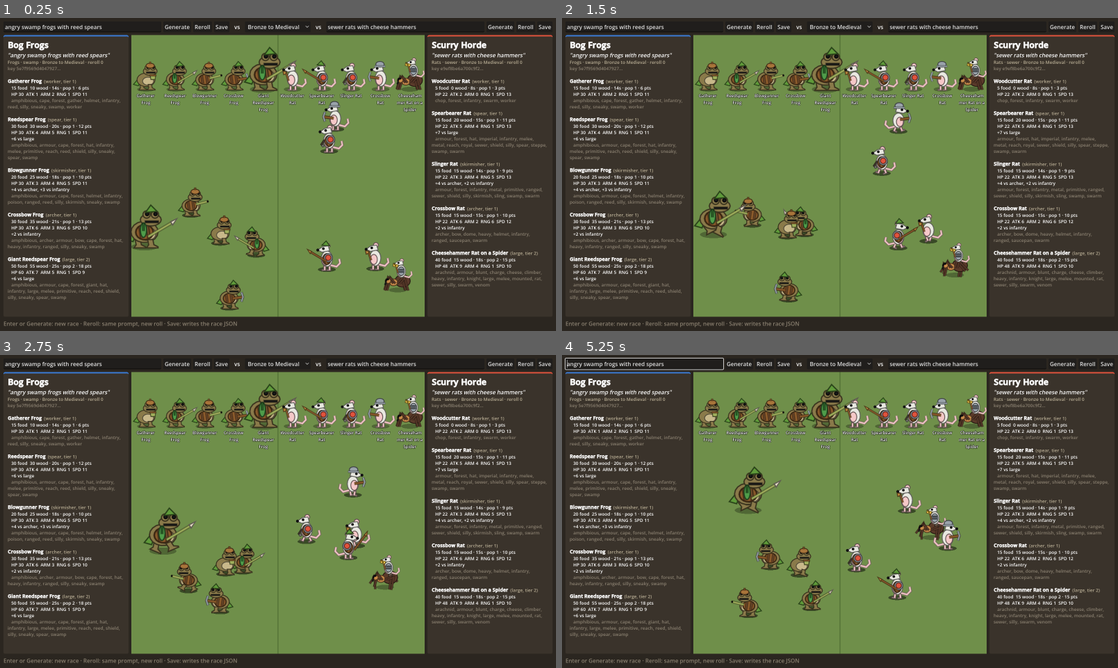
Above: before the commit, frames 1-4 (two rows, left to right).
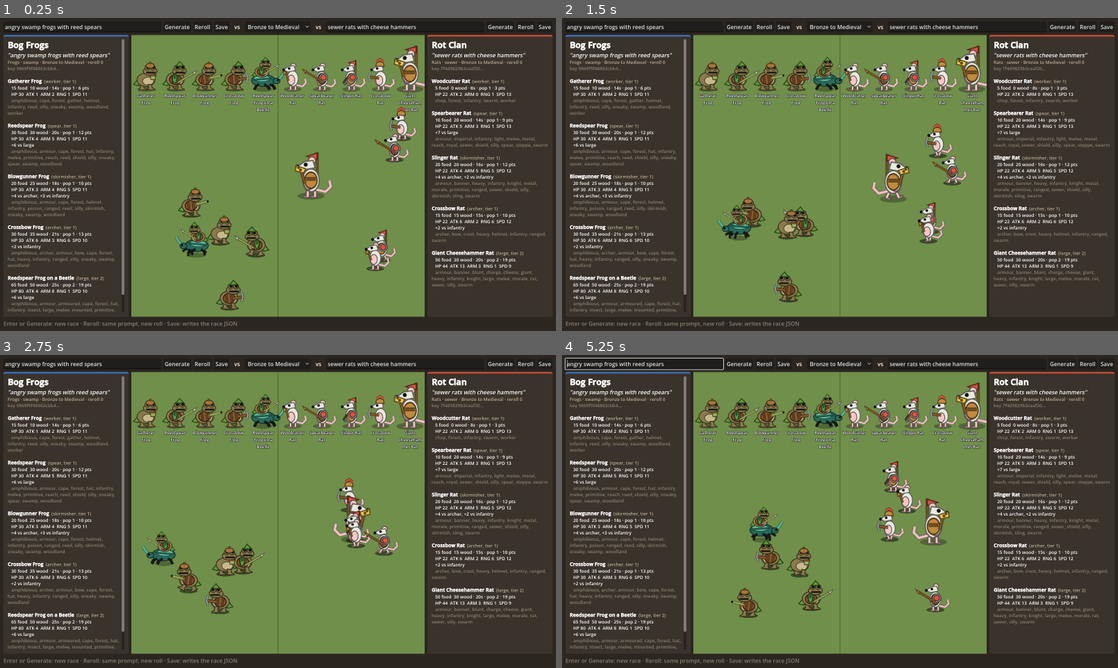
Above: after the commit, the same moments.

Repository: Casaide/age-of-anything
Game: Godot game, scene res://scenes/race_lab.tscn
Same seed, same stepped clock (60 frames per second), same inputs: the game is played once before the commit and once after it.
Inputs (mouse positions are in pixels of both pictures, inside the frame that each line leads up to):
- Up to frame 1 (0.25 s): no input
- Up to frame 2 (1.5 s): tap Enter at 0.5 s; move the mouse to (962, 158) at 0.52 s; hold D 0.53-1.25 s; tap Z at 0.6 s; click (962, 158) at 0.67 s; tap Space at 0.77, 1.07 s; drag from (728, 190) to (812, 237) at 1.27 s
- Up to frame 3 (2.75 s): move the mouse to (333, 442) at 2.02 s; hold D from 2.03 s (still down); tap F at 2.1 s
- Up to frame 4 (5.25 s): release D at 2.75 s; drag from (812, 574) to (673, 464) at 2.77 s; move the mouse to (1006, 558) at 3.52 s; hold A 3.53-4.25 s; tap 1 at 3.6 s; tap Space at 3.77, 4.07 s; drag from (673, 464) to (756, 433) at 4.27 s; move the mouse to (867, 511) at 5.02 s; hold S from 5.03 s (still down); tap Tab at 5.1 s; click (867, 511) at 5.17 s

The runs differ from the first frame. In frame 1, 9.8% of the frame differs, in the area x 1-99%, y 6-95%; in frame 2, 9.7%; in frame 3, 9.1%; in frame 4, 9.6%.

Commit message:
Generator: woodland kit only for swamp and forest peoples
Acorn caps, leaf hats and capes, bark armour and lily-pad shields are
signature gear (woodland tag); optional slots skip off-theme parts, so
Roman workers no longer wear acorns. Combat plan updated with armour
classes.

Co-Authored-By: Claude Opus 5.5 <noreply@anthropic.com>

Diff:
--- a/data/parts.json
+++ b/data/parts.json
@@ -2349,7 +2349,8 @@
   "tags": [
    "shield",
    "swamp",
-   "silly"
+   "silly",
+   "woodland"
   ],
   "stats": {
    "armour": 2
@@ -2525,7 +2526,8 @@
    "helmet",
    "silly",
    "forest",
-   "swamp"
+   "swamp",
+   "woodland"
   ],
   "stats": {
    "armour": 1
@@ -2815,7 +2817,8 @@
    "hat",
    "swamp",
    "forest",
-   "silly"
+   "silly",
+   "woodland"
   ],
   "stats": {},
   "points": 1,
@@ -2980,7 +2983,8 @@
    "armour",
    "forest",
    "swamp",
-   "silly"
+   "silly",
+   "woodland"
   ],
   "stats": {
    "armour": 2
@@ -3038,7 +3042,8 @@
    "cape",
    "swamp",
    "forest",
-   "sneaky"
+   "sneaky",
+   "woodland"
   ],
   "stats": {
    "armour": 1
--- a/src/race_generator.gd
+++ b/src/race_generator.gd
@@ -22,7 +22,7 @@
 }
 ## Signature gear (a culture's kit, cheese hammers...) is only favoured when the prompt,
 ## family or creature asks for it. No cheese hammers for Romans unless someone says cheese.
-const SIGNATURE_TAGS := ["roman", "greek", "viking", "cheese"]
+const SIGNATURE_TAGS := ["roman", "greek", "viking", "cheese", "woodland"]   # woodland: acorn caps, leaves, bark (swamp and forest folk)
 ## Extra wants for "Heavy" large units (armoured elites instead of giants).
 const HEAVY_BOOST := {"heavy": 3, "armour": 3, "knight": 2, "helmet": 1, "shield": 1}
 const OPTIONAL_SLOTS := ["hand_l", "head_gear", "torso", "back"]
@@ -253,6 +253,8 @@
 			cands = cands.filter(func(p): return not ("wings" in p.tags))
 		if role == "worker":
 			cands = cands.filter(func(p): return int(p.points) <= 1)
+		# Optional gear can stay empty, so it never goes off theme (no acorn caps on Romans).
+		cands = cands.filter(func(p): return not _off_theme(p, unit_tags))
 		if cands.is_empty():
 			continue
 		var best: Dictionary = _best(cands, unit_tags, ROLE_BIAS[role], rng)
Not shown, changed: docs/milestones/m4-combat.md
